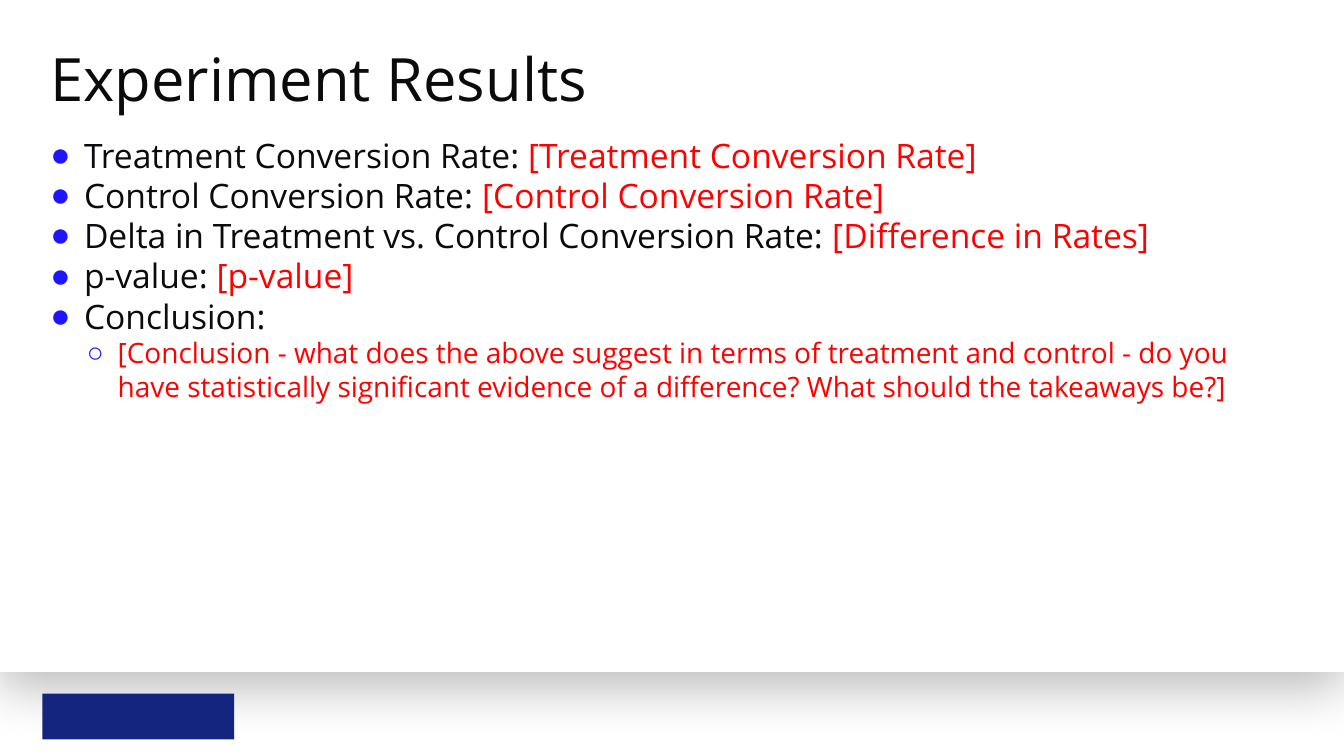
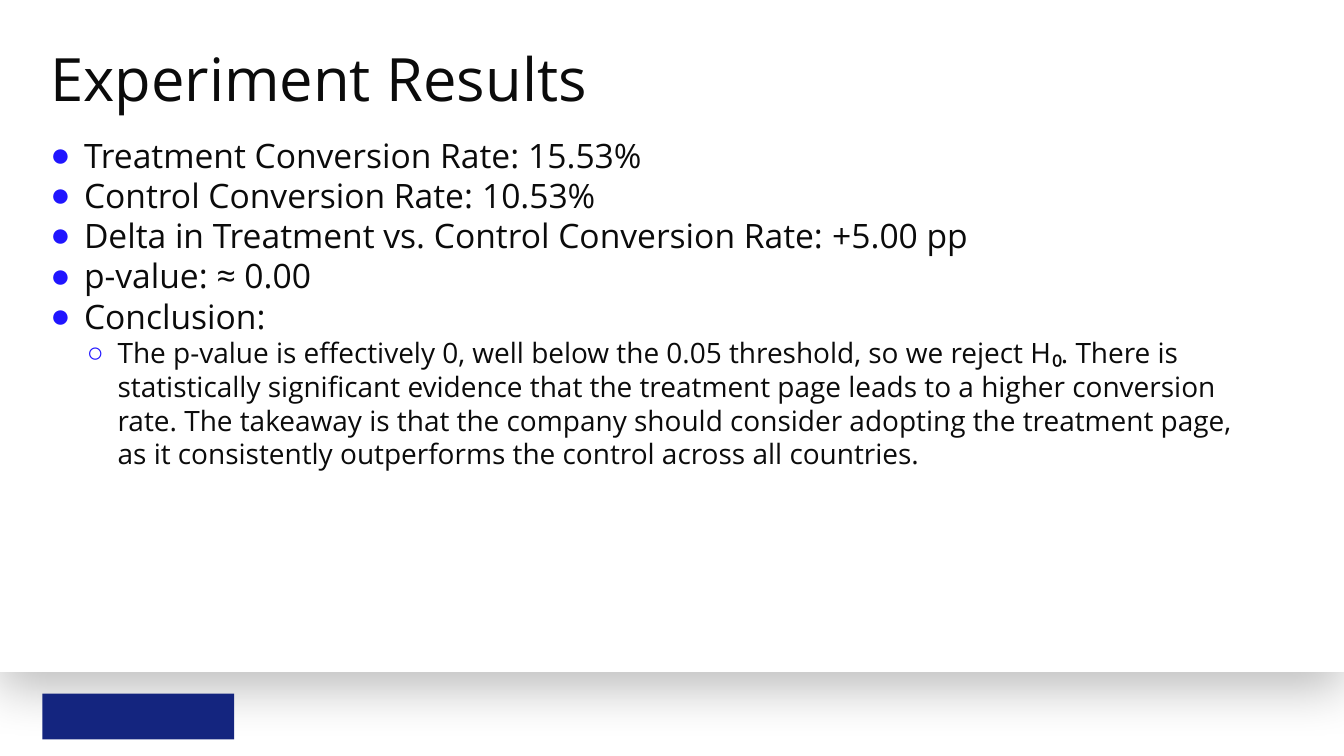
Before and after one commit to marcosquant/statistics-for-data-analysis, a slide deck: slide 5 of project_3/analyze-a_b-test-results-template.pptx (slide 6 before the commit). Drawn at 1344x756 pixels with LibreOffice and Linux fonts; fonts in the diff are those of the drawing; background and template pictures are left out. Boxes give left, top, right and bottom in pixels: in the first picture for what was removed or moved away, otherwise in the second. Text is boxed around its words. In the diff, an @@ line names an element or a change of style, - is before the commit and + after.

```diff
--- a/project_3/analyze-a_b-test-results-template.pptx
+++ b/project_3/analyze-a_b-test-results-template.pptx
@@ text at [84,143,968,296]: text changed @@
-● Treatment Conversion Rate: [Treatment Conversion Rate]
-● Control Conversion Rate: [Control Conversion Rate]
-● Delta in Treatment vs. Control Conversion Rate: [Difference in Rates]
-● p-value: [p-value]
+● Treatment Conversion Rate: 15.53%
+● Control Conversion Rate: 10.53%
+● Delta in Treatment vs. Control Conversion Rate: +5.00 pp
+● p-value: ≈ 0.00
@@ text at [118,341,1232,471]: text changed; text colour #FF0000 to #0B0B0B @@
-  ○ [Conclusion - what does the above suggest in terms of treatment and control - do you have statistically significant evidence of a difference? What should the takeaways be?]
+  ○ The p-value is effectively 0, well below the 0.05 threshold, so we reject H₀. There is statistically significant evidence that the treatment page leads to a higher conversion rate. The takeaway is that the company should consider adopting the treatment page, as it consistently outperforms the control across all countries.
```
Also in this commit, not shown: 2 other slides changed, 1 slide added, 2 slides removed, 1 other file.
